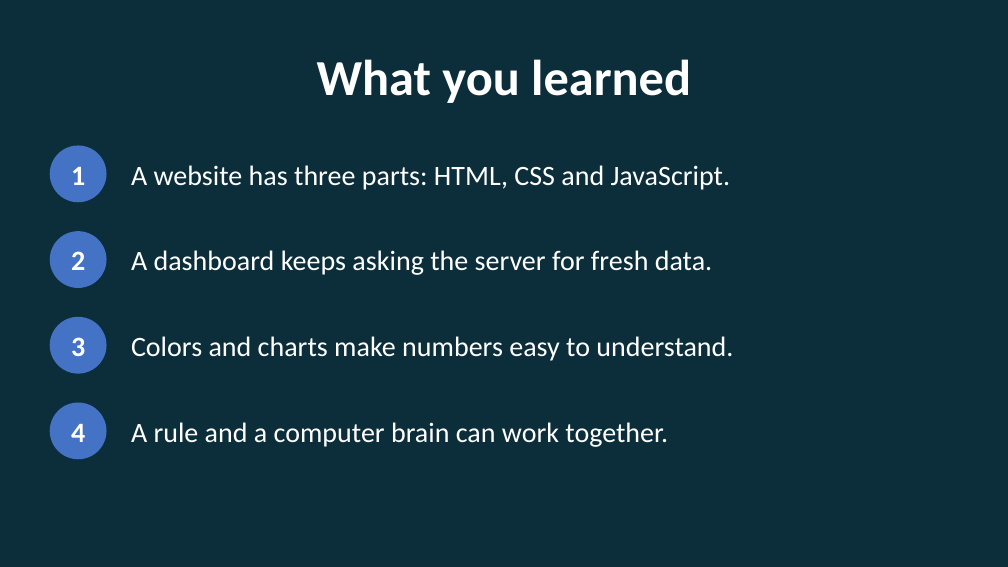
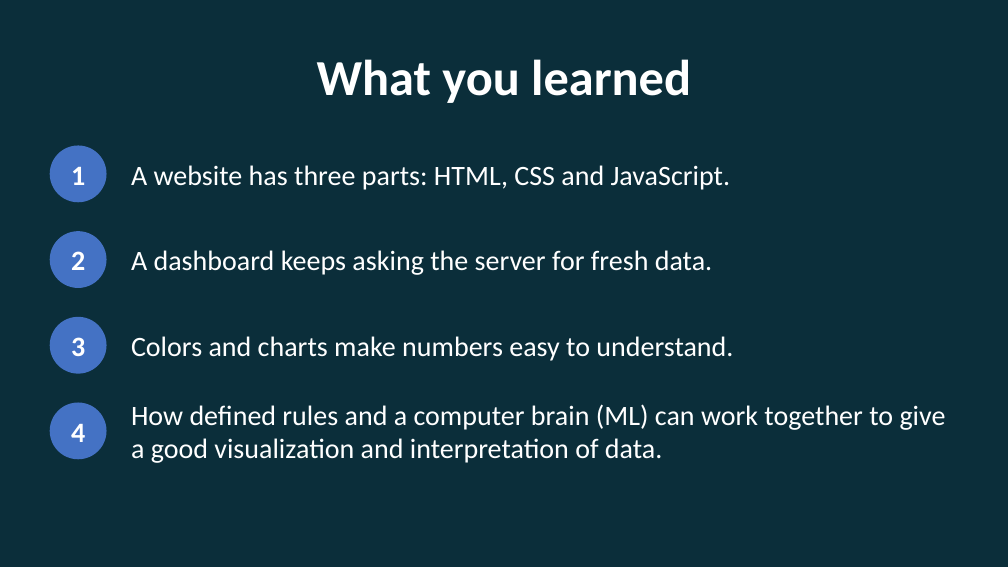
Before and after one commit to sammysudo/AquaCode-Live-Site-Dashboard, a slide deck: slide 15 of Web Dev AquaCode-full-slides-fixed.pptx. Drawn at 1008x567 pixels with LibreOffice and Linux fonts; fonts in the diff are those of the drawing. Boxes give left, top, right and bottom in pixels: in the first picture for what was removed or moved away, otherwise in the second. Text is boxed around its words. In the diff, an @@ line names an element or a change of style, - is before the commit and + after.

```diff
--- a/Web Dev AquaCode-full-slides-fixed.pptx
+++ b/Web Dev AquaCode-full-slides-fixed.pptx
@@ text at <box>131,404,946,463</box>: text changed @@
-A rule and a computer brain can work together.
+How defined rules and a computer brain (ML) can work together to give a good visualization and interpretation of data.
```
Also in this commit, not shown: 7 other slides changed, 1 slide added, 8 other files.
